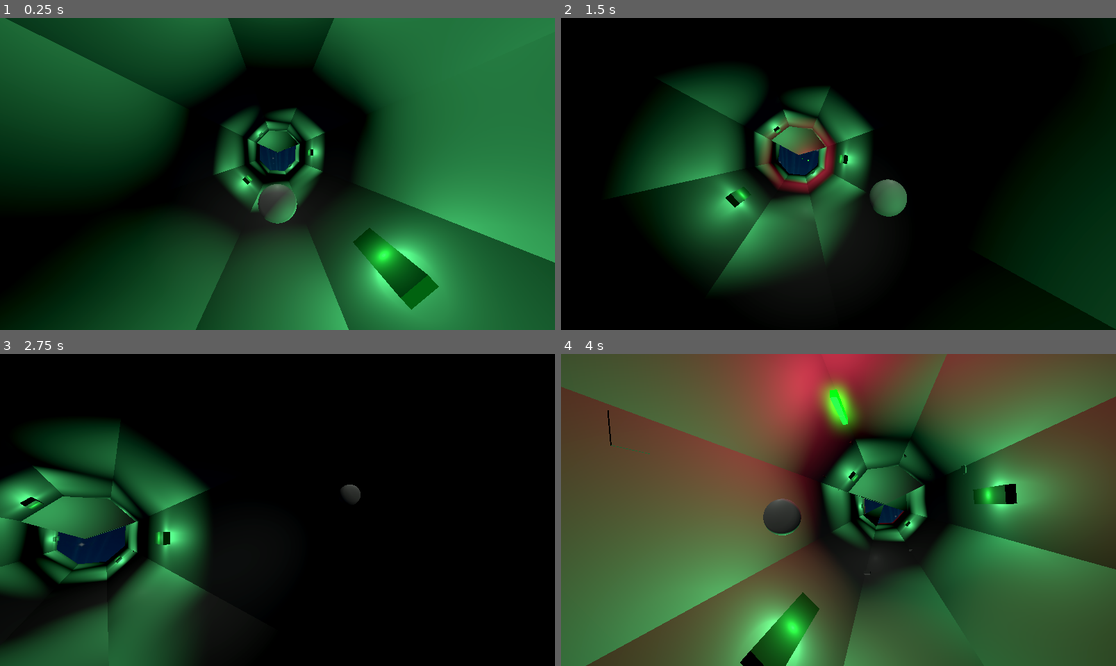
Above: before the commit, frames 1-4 (two rows, left to right).
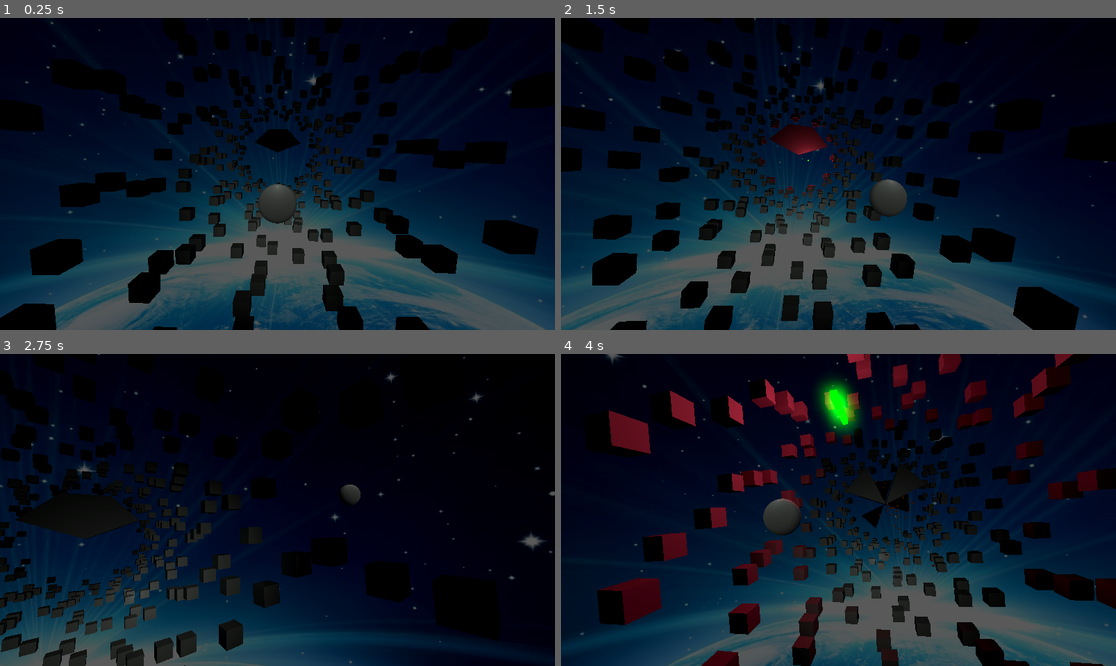
Above: after the commit, the same moments.

Repository: ilyaev/godot-tunnel-wave
Game: Godot game, scene res://world.tscn
Two runs of this game, one before a commit and one after it. Both use one fixed random seed, a clock stepped at 60 frames per second and the inputs below.
Inputs:
- Up to frame 1 (0.25 s): no input
- Up to frame 2 (1.5 s): tap Enter (ui_accept) at 0.5, 0.77 s; hold Right (ui_right) 0.53-1.28 s; hold Down (ui_down) from 1.28 s (still down)
- Up to frame 3 (2.75 s): tap Enter (ui_accept) at 1.52 s; release Down (ui_down) at 2.03 s; hold Right (ui_right) from 2.03 s (still down)
- Up to frame 4 (4 s): release Right (ui_right) at 2.78 s; hold Up (ui_up) 2.78-3.53 s; tap Enter (ui_accept) at 3.02, 3.77 s; hold Left (ui_left) from 3.53 s (still down)

The runs differ from the first frame. In frame 1, 93% of the frame differs, in the area x 0-100%, y 0-100%; in frame 2, 70%; in frame 3, 40%; in frame 4, 97%.

Commit message:
feat: obstacles variation

Diff:
--- a/tunnel/obstacles/obstacles.gd
+++ b/tunnel/obstacles/obstacles.gd
@@ -24,7 +24,8 @@
 		loop.x = next_index
 		loop.y = loop.x + 8
 		var density = densityFunc.call(loop.y)
-		spawn(loop.y, density, radius, length)
+		var R = (2 * radius * tan(PI / density)) / (2 * sin(PI / density))
+		spawn(loop.y, density, R, length)
 
 func spawn(index, density, radius, height):
 	var n = n21(Vector2(index*22., 44.322))
--- a/tunnel/obstacles/piewall/pie.gd
+++ b/tunnel/obstacles/piewall/pie.gd
@@ -8,6 +8,9 @@
 var radius = 2
 var height = 2
 var vertices = []
+var uv_scale = 1.
+var uv_split = false
+var opening = 1.
 
 func _ready():
 	build_mesh()
@@ -48,20 +51,20 @@
 	surface.set_uv(Vector2(1,1))
 	surface.add_vertex(verts[0])
 
-	#CAP
-	surface.set_uv(Vector2(0,0))
-	surface.add_vertex(verts[0])
-	surface.set_uv(Vector2(0,1))
-	surface.add_vertex(verts2[0])
-	surface.set_uv(Vector2(1,1))
-	surface.add_vertex(verts2[1])
+	# #CAP
+	# surface.set_uv(Vector2(0,0))
+	# surface.add_vertex(verts[0])
+	# surface.set_uv(Vector2(0,1))
+	# surface.add_vertex(verts2[0])
+	# surface.set_uv(Vector2(1,1))
+	# surface.add_vertex(verts2[1])
 
-	surface.set_uv(Vector2(0,0))
-	surface.add_vertex(verts2[1])
-	surface.set_uv(Vector2(0,1))
-	surface.add_vertex(verts[1])
-	surface.set_uv(Vector2(1,1))
-	surface.add_vertex(verts[0])
+	# surface.set_uv(Vector2(0,0))
+	# surface.add_vertex(verts2[1])
+	# surface.set_uv(Vector2(0,1))
+	# surface.add_vertex(verts[1])
+	# surface.set_uv(Vector2(1,1))
+	# surface.add_vertex(verts[0])
 
 
 	#LEFT Quad
@@ -111,6 +114,12 @@
 		mat = StandardMaterial3D.new()
 		mat.set_albedo(Color(1,0.5,0,1))
 	set_surface_override_material(0, mat)
+	print(['uvScale', uv_scale])
+	set_instance_shader_parameter('uvScale', float(uv_scale))
+	set_instance_shader_parameter('x', float(x))
+	set_instance_shader_parameter('y', float(y))
+	set_instance_shader_parameter('uvSplit', uv_split)
+	set_instance_shader_parameter('opening', float(opening))
 
 func build_collision():
 	create_trimesh_collision()
--- a/tunnel/obstacles/piewall/pie.gdshader
+++ b/tunnel/obstacles/piewall/pie.gdshader
@@ -4,27 +4,36 @@
 
 instance uniform float x;
 instance uniform float y;
-instance uniform bool border;
+instance uniform float uvScale;
+instance uniform bool uvSplit;
+instance uniform float opening;
 
 void vertex() {
 	vertex_position = (MODEL_MATRIX * vec4(VERTEX, 1.0)).xyz;
+	if (opening > 0.) {
+		VERTEX.x += abs(sin(y + TIME/2.) * opening);
+		VERTEX.y += abs(cos(y + TIME/3.) * opening);
+	}
 }
 
 void fragment() {
 
-	vec2 uv = fract(UV - vec2(0., 0.));
+	vec2 uv = fract(UV * vec2(uvScale));
 
-	vec3 col = pow(.2/uv.x, 1.2) * vec3(.9, .3, .1);
-	col += pow(.2/abs(uv.y - 1.), 1.2) * vec3(.9, .3, .1);
-	col += pow(.2/(uv.y - uv.x), 1.2) * vec3(.9, .3, .1);
+	vec3 borderColor = vec3(.9, .3, .1);
+	vec3 borderColorBlue = vec3(.1, .3, .9);
 
-	// col += pow(.2/abs((uv.y - uv.x - .5)), 1.2) * vec3(.9, .3, .1);
+	vec3 col = pow(.2/uv.x, 1.2) * borderColor;
+	col += pow(.2/abs(uv.y - 1.), 1.2) * borderColor;
+	col += pow((.5 + sin(x + TIME*3. + y)*.49)/abs(uv.y - uv.x), 1.2) * borderColorBlue;
+
+
+	if (uvSplit) {
+		col += pow(.2/abs((uv.y - uv.x - .5 + sin(TIME + y + x)*.3)), 1.2) * vec3(.9, .3, .1);
+	}
 
 	col /= 3.;
 
 	ALBEDO = col;
-	RIM = 0.;//abs(sin(TIME*3.));
-	// ALPHA = 1.1;
-	//ALPHA = 1. - smoothstep(15., 20., abs(vertex_position.z));
-	// ALPHA = step(-15., vertex_position.z);
+	RIM = 0.;
 }
--- a/tunnel/obstacles/piewall/piewall.gd
+++ b/tunnel/obstacles/piewall/piewall.gd
@@ -14,6 +14,16 @@
 func _ready():
 	rotate_z(PI/density + randi_range(0, density) * PI*2/density)
 	build_material()
+	var uv_scale =  1
+	var uv_split = false
+	var opening = 0.
+	if density < 7:
+		uv_scale = randi_range(1, 3)
+	if uv_scale == 1 && randf() > .5:
+		uv_split = true
+	if randf() > .5:
+		opening = randf()
+
 	for i in density:
 		if fill[i] == 1:
 			var pi = pie.instantiate()
@@ -24,6 +34,9 @@
 			pi.radius = radius
 			pi.height = height
 			pi.basis = pi.basis.rotated(Vector3.FORWARD, i * PI*2/density).scaled(scale_vector)
+			pi.uv_scale = uv_scale
+			pi.uv_split = uv_split
+			pi.opening = opening
 			add_child(pi)
 
 
--- a/tunnel/tunnel.tscn
+++ b/tunnel/tunnel.tscn
@@ -19,4 +19,5 @@
 script = ExtResource("3_3ggb3")
 
 [node name="tube" type="Node3D" parent="."]
+visible = false
 script = ExtResource("5_8nbm8")
